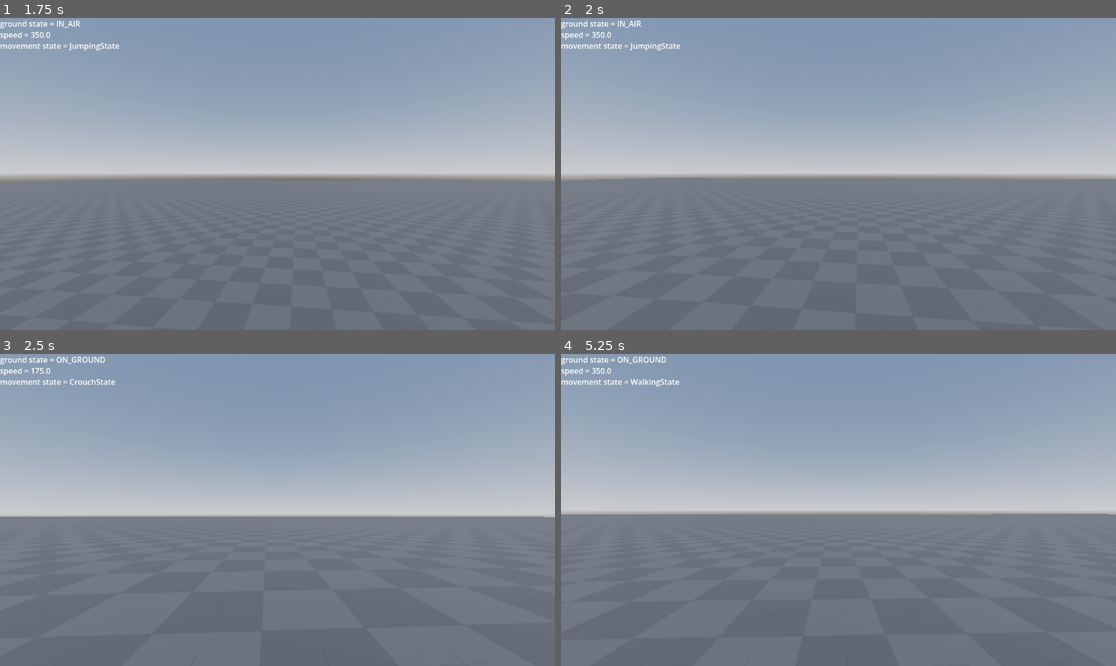
Above: before the commit, frames 1-4 (two rows, left to right).
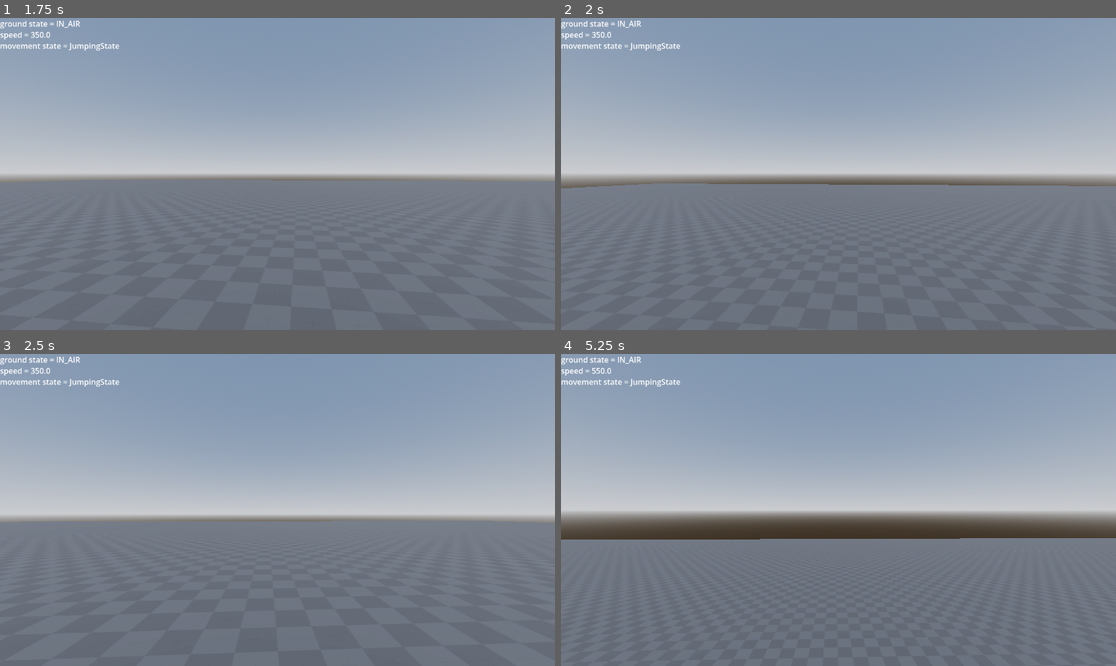
Above: after the commit, the same moments.

Repository: schlorp/Bo3Clone
Game: Godot game, scene res://Scenes/Game.tscn
Same seed, same stepped clock (60 frames per second), same inputs: the game is played once before the commit and once after it.
Inputs (mouse positions are in pixels of both pictures, inside the frame that each line leads up to):
- Up to frame 1 (1.75 s): tap Enter at 0.5 s; move the mouse to (305, 174) at 0.52 s; hold Space (game_jump) 0.53-1.28 s; hold W (game_move_forward) from 0.53 s (still down); click (305, 174) at 0.67 s; move the mouse to (249, 174) at 1.27 s; right-click (249, 174) at 1.35 s; tap Space (game_jump) at 1.52, 1.55 s
- Up to frame 2 (2 s): keep holding W (game_move_forward); tap Space (game_jump) at 1.82 s
- Up to frame 3 (2.5 s): keep holding W (game_move_forward); move the mouse to (288, 503) at 2.02 s; hold Ctrl (game_crouch) from 2.03 s (still down); tap Space (game_jump) at 2.3 s
- Up to frame 4 (5.25 s): keep holding W (game_move_forward); move the mouse to (832, 516) at 2.77 s; release Ctrl (game_crouch) at 2.78 s; click (832, 516) at 2.85 s; tap Space (game_jump) at 3.02, 3.05, 3.32, 3.77, 3.8, 4.07, 4.25, 4.52, 4.55, 4.82 s; tap Enter at 3.5 s; move the mouse to (877, 513) at 3.52 s; hold Shift (game_sprint) 3.53-4.28 s; move the mouse to (794, 506) at 4.27 s; tap V (game_switch_fire_mode) at 4.35 s; move the mouse to (844, 510) at 5.02 s; hold Space (game_jump) from 5.03 s (still down); tap 1 (game_switch_key_1) at 5.1 s; click (844, 510) at 5.17 s

Frame 1 is identical in both runs. In frame 2, 1.4% of the frame differs, in the area x 0-100%, y 51-55%; in frame 3, 1.2%; in frame 4, 7.3%, in the area x 0-100%, y 0-60%.

Commit message:
jetpack simple logic

Diff:
--- /dev/null
+++ b/Scripts/Movement/jetpack_state.gd
@@ -0,0 +1,23 @@
+extends State
+class_name JetpackState
+
+var jetpack_force: float = 2.5
+
+func _init(_statemachine: StateMachine) -> void:
+	super._init(_statemachine)
+	state_name = "JetpackState"
+
+func setup_transitions() -> void:
+	add_transition(
+		Transition.new(
+			self,
+			state_machine.available_states["JumpingState"],
+			func():	return Input.is_action_just_released("game_jump")
+		)
+	)
+
+func enter_state() -> void:
+	pass
+
+func update_state(delta: float) -> void:
+	state_machine.movement_node.movement_vector.y = jetpack_force
--- a/Scripts/Movement/jumping_state.gd
+++ b/Scripts/Movement/jumping_state.gd
@@ -2,6 +2,7 @@
 class_name JumpingState
 
 @export var jump_force: float = 2.5
+var can_jetpack: bool = false
 
 
 func _init(_statemachine: StateMachine) -> void:
@@ -10,6 +11,13 @@
 
 
 func setup_transitions() -> void:
+	add_transition(
+		Transition.new(
+			self,
+			state_machine.available_states["JetpackState"],
+			func():	return !state_machine.movement_node.is_grounded() && Input.is_action_pressed("game_jump") && can_jetpack
+		)
+	)
 	add_transition(
 		Transition.new(
 			self,
@@ -42,3 +50,12 @@
 func enter_state() -> void:
 	state_machine.movement_node.jump_basis = state_machine.movement_node.parent_character.transform.basis
 	state_machine.movement_node.movement_vector.y = jump_force
+
+
+func update_state(delta: float) -> void:
+	if Input.is_action_just_released("game_jump"):
+		can_jetpack = true
+
+
+func exit_state() -> void:
+	can_jetpack = false
--- a/Scripts/Movement/movement_node.gd
+++ b/Scripts/Movement/movement_node.gd
@@ -13,9 +13,12 @@
 var current_movement_speed: float = walk_speed
 
 var jump_basis: Basis
+var sliding_basis: Basis
 
 var crouch_input: bool = false
 var sprint_input: bool = false
+
+var is_sliding: bool = false
 
 var player_ground_state: Enums.PlayerGroundState = Enums.PlayerGroundState.ON_GROUND
 
@@ -30,7 +33,7 @@
 	input_parser.connect("on_crouch_input", Callable(self, "crouch"))
 
 func handle_movement_input(vector: Vector3) -> void:
-	if player_ground_state == Enums.PlayerGroundState.IN_AIR:
+	if player_ground_state == Enums.PlayerGroundState.IN_AIR || is_sliding:
 		return
 
 	var direction := Vector3.ZERO
@@ -44,6 +47,8 @@
 func apply_movementvector(delta: float) -> void:
 	if player_ground_state == Enums.PlayerGroundState.IN_AIR:
 		parent_character.velocity = jump_basis * movement_vector * current_movement_speed * delta
+	elif is_sliding:
+		parent_character.velocity = sliding_basis * movement_vector * current_movement_speed * delta
 	else:
 		parent_character.velocity = parent_character.transform.basis * movement_vector * current_movement_speed * delta
 
--- a/Scripts/Movement/movement_state_machine.gd
+++ b/Scripts/Movement/movement_state_machine.gd
@@ -20,6 +20,7 @@
 	var jumping_state = JumpingState.new(self)
 	var crouch_state = CrouchState.new(self)
 	var slide_state = SlideState.new(self)
+	var jetpack_state = JetpackState.new(self)
 
 	_available_states = {
 		idle_state.state_name: idle_state,
@@ -27,7 +28,8 @@
 		sprinting_state.state_name: sprinting_state,
 		jumping_state.state_name: jumping_state,
 		crouch_state.state_name: crouch_state,
-		slide_state.state_name: slide_state
+		slide_state.state_name: slide_state,
+		jetpack_state.state_name: jetpack_state
 	}
 
 	for state in _available_states.values():
--- a/Scripts/Movement/slide_state.gd
+++ b/Scripts/Movement/slide_state.gd
@@ -1,9 +1,9 @@
 extends State
 class_name SlideState
 
-@export var slide_start_speed: float = 700.0
+@export var slide_start_speed: float = 950.0
 @export var slide_deceleration: float = 150.0
-@export var slide_min_speed: float = 550.0
+@export var slide_min_speed: float = 800.0
 
 var slide_completed: bool = false
 
@@ -13,6 +13,13 @@
 
 
 func setup_transitions() -> void:
+	add_transition(
+		Transition.new(
+			self,
+			state_machine.available_states["SprintingState"],
+			func():	return slide_completed && state_machine.movement_node.is_moving() && state_machine.movement_node.sprint_input
+		)
+	)
 	add_transition(
 		Transition.new(
 			self,
@@ -33,11 +40,17 @@
 
 func enter_state() -> void:
 	slide_completed = false
+	state_machine.movement_node.is_sliding = true
 	state_machine.movement_node.current_movement_speed = slide_start_speed
+	state_machine.movement_node.sliding_basis = state_machine.movement_node.parent_character.transform.basis
 
 func update_state(delta: float) -> void:
 	if state_machine.movement_node.current_movement_speed > slide_min_speed:
 		state_machine.movement_node.current_movement_speed -= slide_deceleration * delta
 	else:
 		slide_completed = true
-		state_machine.start_slide_cooldown()
+
+
+func exit_state() -> void:
+	state_machine.start_slide_cooldown()
+	state_machine.movement_node.is_sliding = false
Not shown, added: Scripts/Movement/jetpack_state.gd.uid
